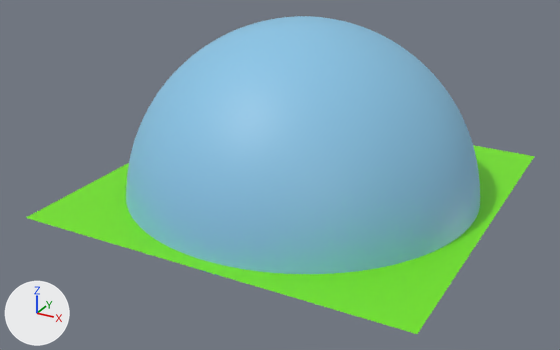
What one commit did to the OBJ model app/src/main/resources/models/Stadium_w_sky_sphere.obj.
One viewpoint serves both versions: a camera (50 mm lens) standing at (510.0, -999.0, 507.0) and looking at (-30.0, -19.0, 17.0). Every picture has the same lights, and +X, +Y and +Z are marked at lower left. Where no turn or scale is listed for an object, it has been applied to the vertices.

Names of what the first picture shows: 'Outside_Plane', 'Sky_Sphere'.
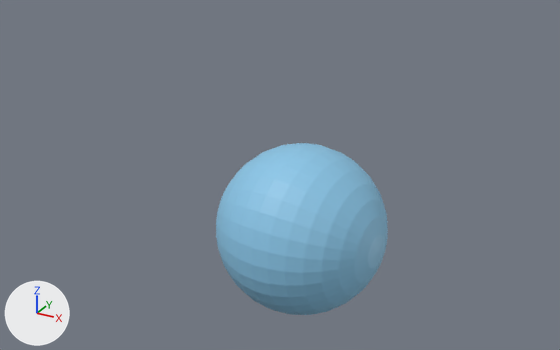
Patch to the scene script:
```diff
--- a/app/src/main/resources/models/Stadium_w_sky_sphere.obj.py
+++ b/app/src/main/resources/models/Stadium_w_sky_sphere.obj.py
@@ me_sky_2_plane_001 @@
+me_sky_2_plane_001.from_pydata(...)  # 482 vertices, 960 faces; spans x -138.0..138.0, y -138.0..138.0, z -217.0..60.0
+me_sky_2_plane_001.materials.append(mat_sky_001)  # its picture is missing
@@ ob_outside_plane @@
-ob_outside_plane = bpy.data.objects.new('Outside_Plane', me_outside_plane)
-ob_outside_plane.location = (0.0, 0.0, 0.0)
@@ ob_sky_sphere @@
-ob_sky_sphere = bpy.data.objects.new('Sky_Sphere', me_sky_sphere)
-ob_sky_sphere.location = (0.0, 0.0, 0.0)
@@ ob_sky_2_plane_001 @@
+ob_sky_2_plane_001 = bpy.data.objects.new('Sky_2_Plane.001', me_sky_2_plane_001)
+ob_sky_2_plane_001.location = (0.0, 0.0, 0.0)
```

What differs and where, as boxes (x1, y1, x2, y2) in the pictures (560 x 350 px):
'Sky_Sphere', deleted (blue): before (126, 16, 480, 277)
'Sky_2_Plane.001', added (blue): after (216, 143, 388, 315)
'Outside_Plane', deleted (green): before (26, 145, 534, 334)
